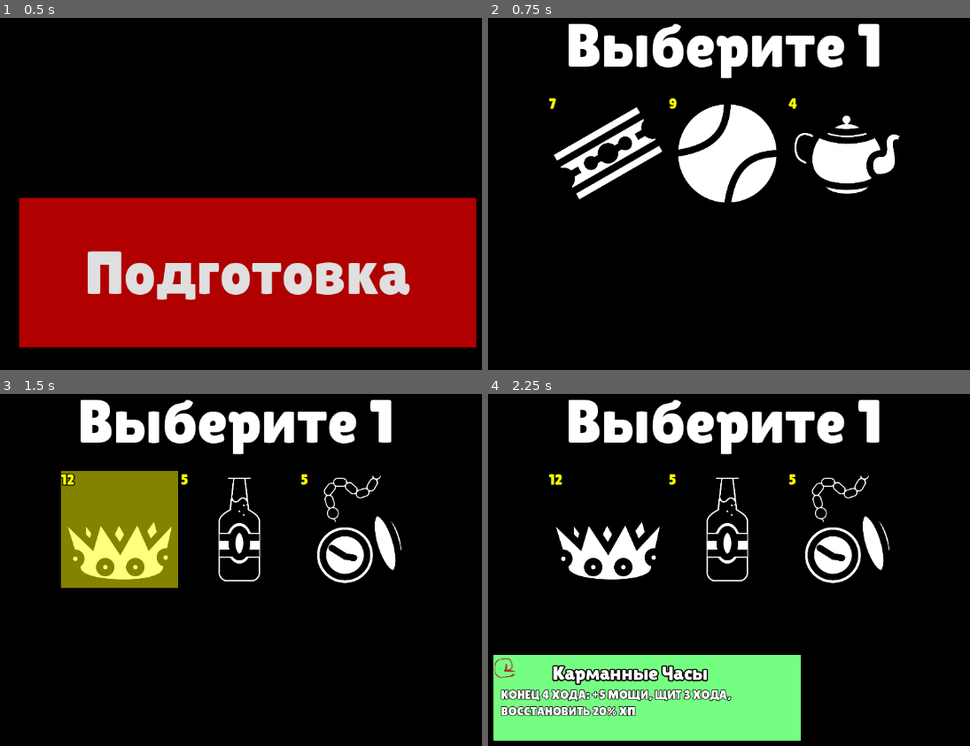
Above: before the commit, frames 1-4 (two rows, left to right).
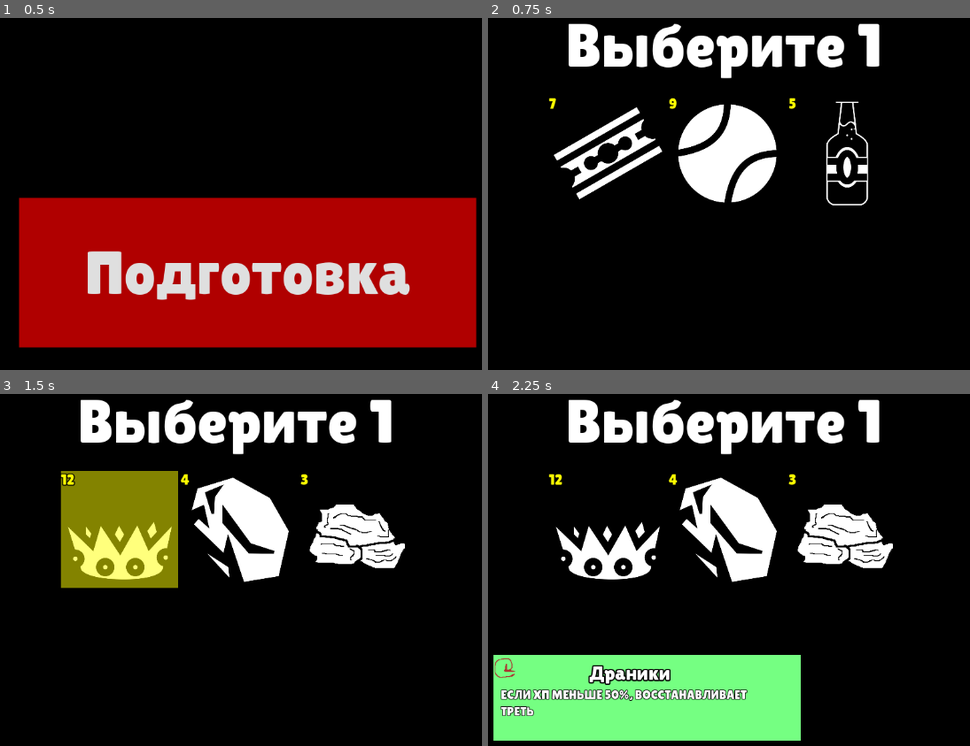
Above: after the commit, the same moments.

Repository: Wurodos/Exploring-Uncertainty
Game: Godot game, scene res://scenes/main_menu.tscn
The game is run twice, just before and just after one commit, with the same random seed, the same clock (stepped at 60 frames per second) and the same inputs.
Inputs (mouse positions are in pixels of both pictures, inside the frame that each line leads up to):
- Up to frame 1 (0.5 s): no input
- Up to frame 2 (0.75 s): click "Подготовка" at 0.5 s
- Up to frame 3 (1.5 s): click (120, 527) at 1.27 s
- Up to frame 4 (2.25 s): tap Enter at 2 s; move the mouse to (883, 555) at 2.02 s; hold Right (party_right) from 2.03 s (still down); tap Space (stay) at 2.1 s; click (883, 555) at 2.17 s

Frame 1 is identical in both runs. In frame 2, 2.0% of the frame differs, in the area x 62-86%, y 22-54%; in frame 3, 5.8%; in frame 4, 8.9%, in the area x 2-85%, y 22-92%.

Commit message:
fix: bug in boss battle, feat: last changes for prototype

Diff:
--- a/pool/items/weapons/sword.tres
+++ b/pool/items/weapons/sword.tres
@@ -7,7 +7,7 @@
 script = ExtResource("1_1451n")
 u_name = &"sword"
 name = "Меч"
-desc = "5 ВРЕДА"
+desc = "7 ВРЕДА"
 type = 0
 target = 0
 extra_hp = 0
--- a/scenes/battle.tscn
+++ b/scenes/battle.tscn
@@ -395,6 +395,14 @@
 offset_bottom = 104.0
 text = "New turn"
 
+[node name="LowerHP" type="Button" parent="UI/Debug"]
+layout_mode = 0
+offset_left = -147.0
+offset_top = -77.0
+offset_right = 156.0
+offset_bottom = -16.0
+text = "Lower HP to 1 on top/bottom enemies"
+
 [node name="Fail" type="Control" parent="UI"]
 z_index = 999
 layout_mode = 3
@@ -431,10 +439,10 @@
 
 [node name="ColorRect" type="ColorRect" parent="UI/Win"]
 layout_mode = 0
-offset_left = -970.0
-offset_top = -546.0
-offset_right = 1055.0
-offset_bottom = 562.0
+offset_left = -1069.0
+offset_top = -616.0
+offset_right = 956.0
+offset_bottom = 492.0
 mouse_filter = 2
 color = Color(0.227451, 0.403922, 0, 0)
 
@@ -459,3 +467,4 @@
 
 [connection signal="mouse_entered" from="UI/Loot/Bag" to="UI/Loot" method="_on_bag_mouse_entered"]
 [connection signal="pressed" from="UI/Debug/Newturn" to="." method="_on_newturn_pressed"]
+[connection signal="pressed" from="UI/Debug/LowerHP" to="." method="_on_lower_hp_pressed"]
--- a/scenes/map.tscn
+++ b/scenes/map.tscn
@@ -203,6 +203,7 @@
 script = ExtResource("12_y2ir2")
 
 [node name="ColorRect" type="ColorRect" parent="Camera2D/UI/FoundItem"]
+layout_mode = 0
 offset_left = -193.0
 offset_top = -113.0
 offset_right = 1191.0
@@ -223,6 +224,7 @@
 texture = ExtResource("12_2cfcp")
 
 [node name="Close" type="Button" parent="Camera2D/UI/FoundItem"]
+layout_mode = 0
 offset_left = 301.0
 offset_top = 124.0
 offset_right = 401.0
--- a/scripts/battle/battle.gd
+++ b/scripts/battle/battle.gd
@@ -254,3 +254,8 @@
 
 func _on_newturn_pressed() -> void:
 	SignalBus.new_turn.emit()
+
+
+func _on_lower_hp_pressed() -> void:
+	evil_team.boys_nodes[1].set_hp(1, false)
+	evil_team.boys_nodes[2].set_hp(1, false)
--- a/scripts/map/city_window.gd
+++ b/scripts/map/city_window.gd
@@ -99,6 +99,7 @@
 	if not current_city.flag and CurrentRun.discounts > 0:
 		CurrentRun.discounts -= 1
 		current_city.flag = true
+		current_city.sprite.texture = Gallery.img_free_city
 		for item in city.items: item.cost /= 2
 
 
--- a/scripts/map/map.gd
+++ b/scripts/map/map.gd
@@ -119,8 +119,10 @@
 				await $AnimationPlayer.animation_finished
 				SignalBus.battle_encounter.emit()
 				since_last_battle = 0
+				since_last_item += 1
 			else:
 				since_last_battle += 1
+				print(since_last_item)
 				if since_last_item >= randi_range(4, 8):
 					SignalBus.found_item.emit()
 					since_last_item = 0
--- a/scripts/run/draft.gd
+++ b/scripts/run/draft.gd
@@ -7,7 +7,9 @@
 		deck.append(ItemPool.fetch_random(Item.Type.Weapon))
 		deck.append(ItemPool.fetch_random(Item.Type.Hat))
 
+	for i in range(3):
 		$ItemRow.get_child(i).buy.connect(_buy)
+
 	for i in range(6):
 		deck.append(ItemPool.fetch_random(Item.Type.Trinket))
 
--- a/scripts/slaves/team.gd
+++ b/scripts/slaves/team.gd
@@ -37,6 +37,9 @@
 			CurrentRun.evil_boys.erase(slave_node.held)
 			slave_node.free()
 
+	boys_nodes = boys_nodes.filter(func(node): return is_instance_valid(node))\
+		 as Array[SlaveNode]
+
 	boys = CurrentRun.evil_boys
 
 func add_slave(slave: Slave) -> void:
@@ -44,6 +47,7 @@
 		if parent.get_child_count() == 0:
 			CurrentRun.evil_boys.append(slave)
 			boys = CurrentRun.evil_boys
+
 			var new_slave : SlaveNode = slave_prefab.instantiate()
 			new_slave.team = self
 			new_slave.apply(slave, is_evil)
--- a/scripts/utils/gallery.gd
+++ b/scripts/utils/gallery.gd
@@ -10,6 +10,9 @@
 const icon_summon_stars = preload("res://images/icons/summon.png")
 
 const img_dead_slave = preload("res://images/slaves/dead.png")
+
+const img_free_city = preload("res://images/rooms/free_city.png")
+
 const icon_power = preload("res://images/icons/power.svg")
 const icon_luck = preload("res://images/icons/clover.svg")
 const icon_speed = preload("res://images/icons/speed.svg")
Not shown, changed: export_presets.cfg
Binary file added: images/rooms/free_city.png
Not shown, added: images/rooms/free_city.png.import
Renamed: pool/bomb.tres -> pool/items/trinkets/bomb.tres
